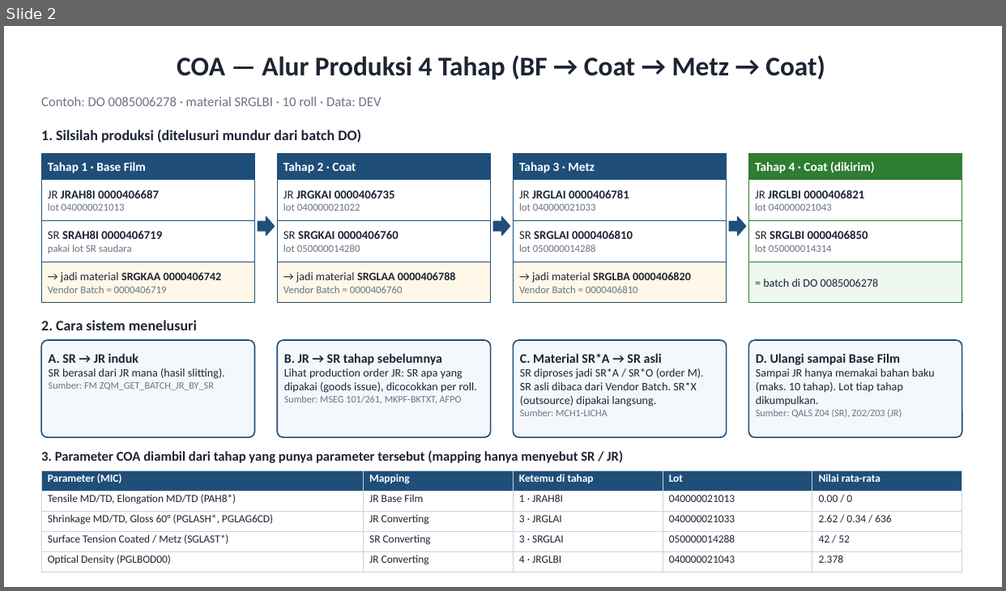
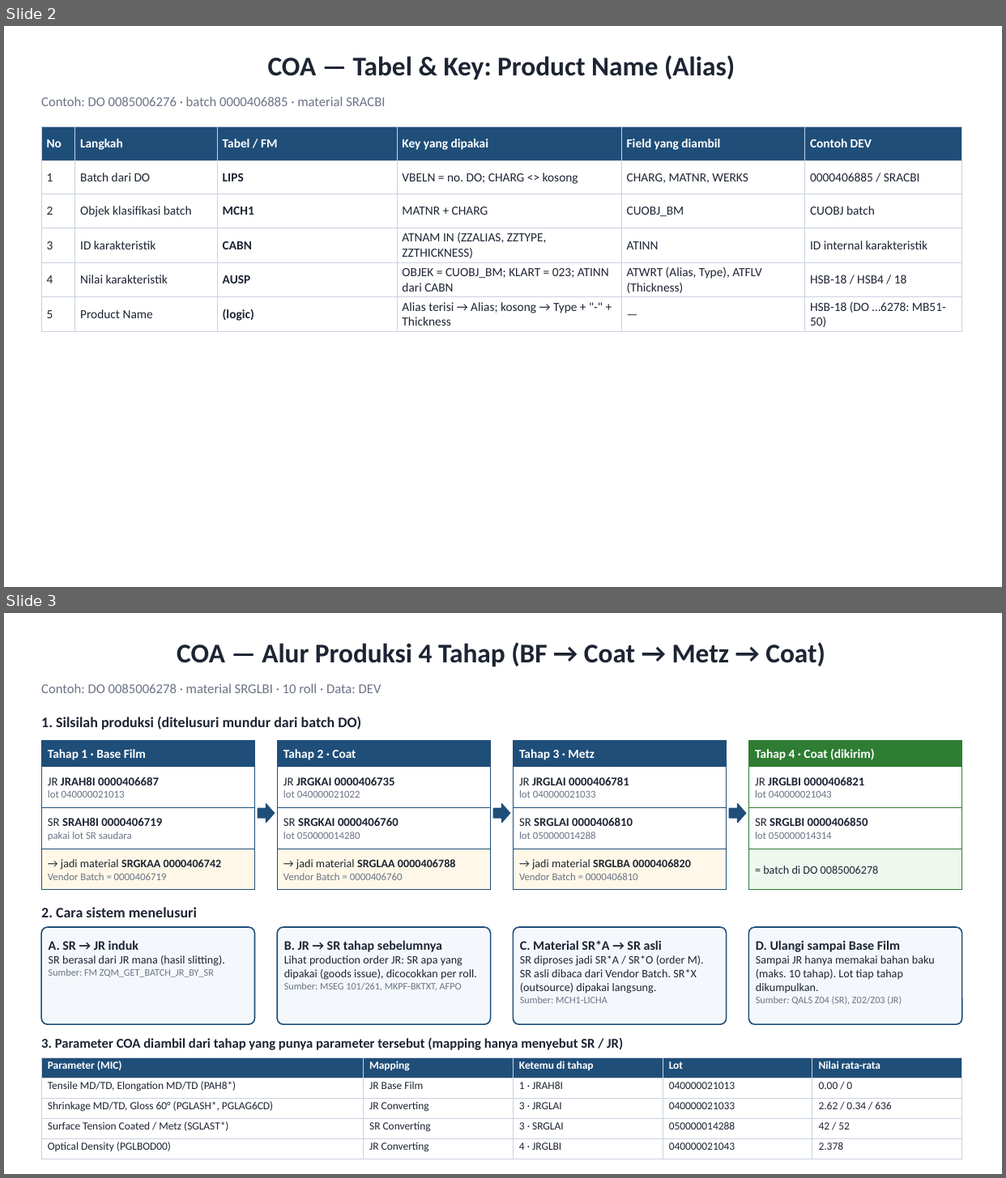
Before and after one commit to bud1purwanto/SAP-Project, a slide deck: ABAP/subproject/COA/docs/flow_internal/COA_Alur_Internal.pptx. Shown one above the other, each under a label of ours: slide 2 before the commit, slides 2 and 3 after it. The pictures are 1006x591 and 1006x1178 pixels, drawn with LibreOffice and Linux fonts; fonts in the diff are those of the drawing. Boxes give left, top, right and bottom in pixels: in the first picture for what was removed or moved away, otherwise in the second. Text is boxed around its words. In the diff, an @@ line names an element or a change of style, - is before the commit and + after.

```diff
--- a/ABAP/subproject/COA/docs/flow_internal/COA_Alur_Internal.pptx
+++ b/ABAP/subproject/COA/docs/flow_internal/COA_Alur_Internal.pptx
@@ slide 2 added at [4, 26, 1002, 587], background #FFFFFF @@
@@ title added at [268, 55, 735, 80], 26 pt, text #1D2433, bold @@
+COA — Tabel & Key: Product Name (Alias)
@@ text added at [41, 96, 385, 106], 13 pt, text #6B7385 @@
+Contoh: DO 0085006276 · batch 0000406885 · material SRACBI
@@ table added at [41, 127, 962, 331], 6 rows, 6 columns @@
+No | Langkah | Tabel / FM | Key yang dipakai | Field yang diambil | Contoh DEV
+1 | Batch dari DO | LIPS | VBELN = no. DO; CHARG <> kosong | CHARG, MATNR, WERKS | 0000406885 / SRACBI
+2 | Objek klasifikasi batch | MCH1 | MATNR + CHARG | CUOBJ_BM | CUOBJ batch
+3 | ID karakteristik | CABN | ATNAM IN (ZZALIAS, ZZTYPE, ZZTHICKNESS) | ATINN | ID internal karakteristik
+4 | Nilai karakteristik | AUSP | OBJEK = CUOBJ_BM; KLART = 023; ATINN dari CABN | ATWRT (Alias, Type), ATFLV (Thickness) | HSB-18 / HSB4 / 18
+5 | Product Name | (logic) | Alias terisi → Alias; kosong → Type + "-" + Thickness | — | HSB-18 (DO …6278: MB51-50)
@@ what was slide 2 is now slide 3 @@
```
Also in this commit, not shown: 4 other slides added, 23 other files.
